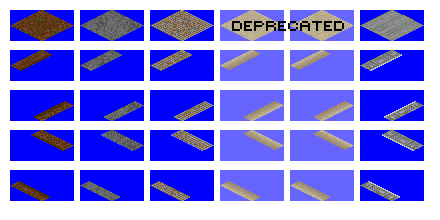
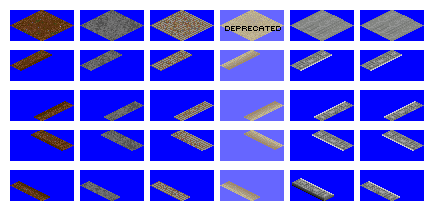
Revision of a layered 440 x 220 image; what changed, layer by layer:
painted on "Deprecated" over [225,10,354,201]
painted on "Background" over [290,10,419,201]
